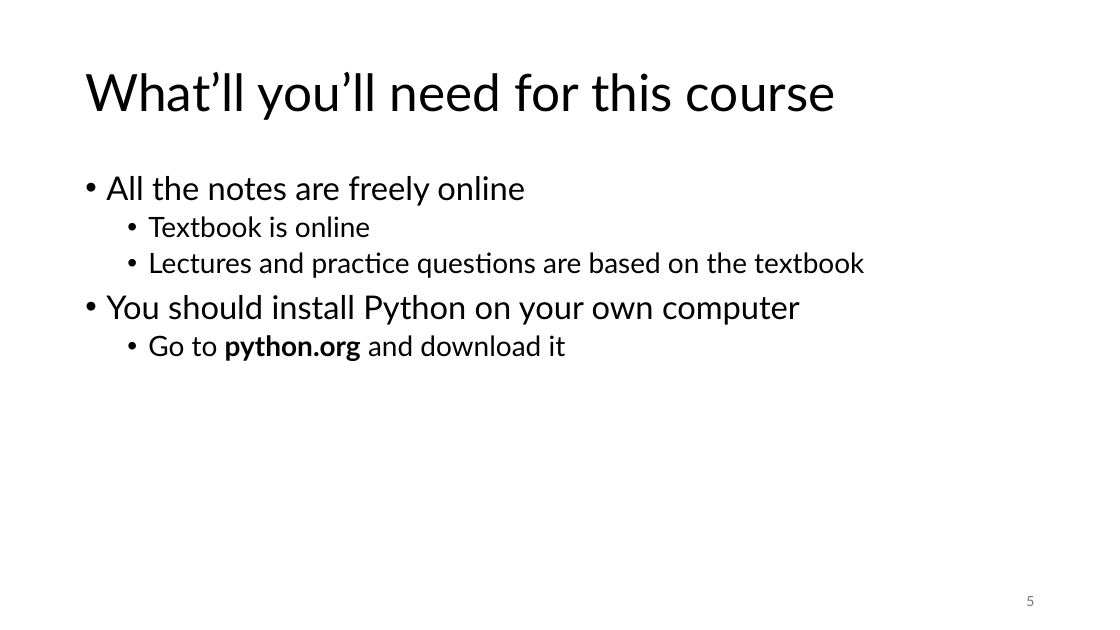
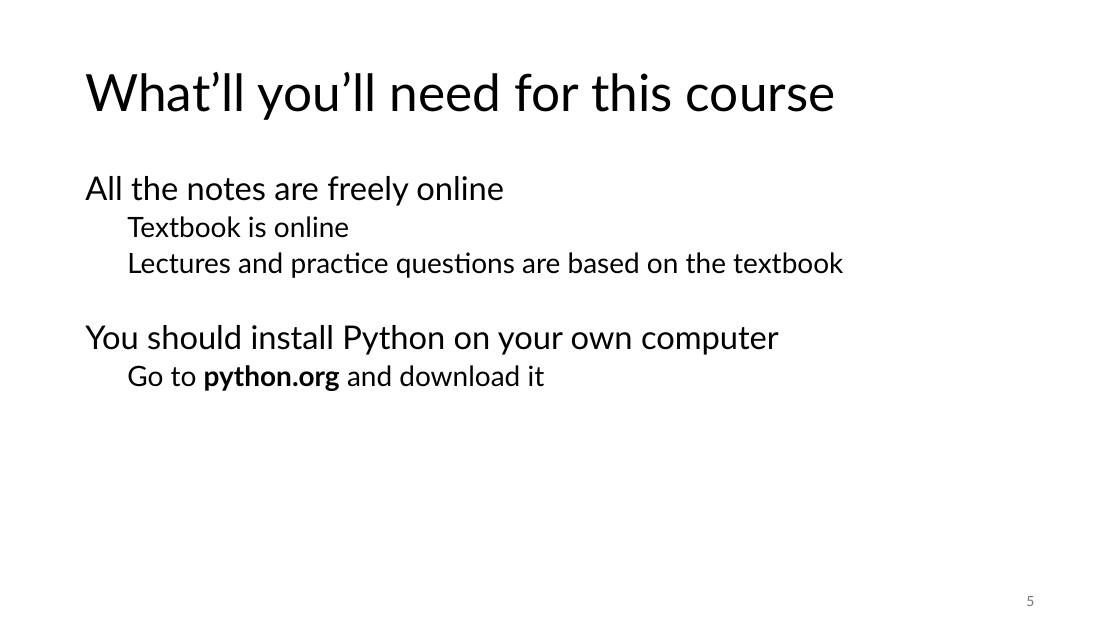
Before and after one commit to tjd1234/cmpt120fall2024, a slide deck: slide 5 of lecture_notes/introduction/introduction.pptx. Drawn at 1120x630 pixels with LibreOffice and Linux fonts; fonts in the diff are those of the drawing. Boxes give left, top, right and bottom in pixels: in the first picture for what was removed or moved away, otherwise in the second. Text is boxed around its words. In the diff, an @@ line names an element or a change of style, - is before the commit and + after.

```diff
--- a/lecture_notes/introduction/introduction.pptx
+++ b/lecture_notes/introduction/introduction.pptx
@@ text "All the notes are freely ..." at (x1=85, y1=176, x2=843, y2=391): bullet • to none @@
```
Also in this commit, not shown: 6 other slides changed, 1 other file.
